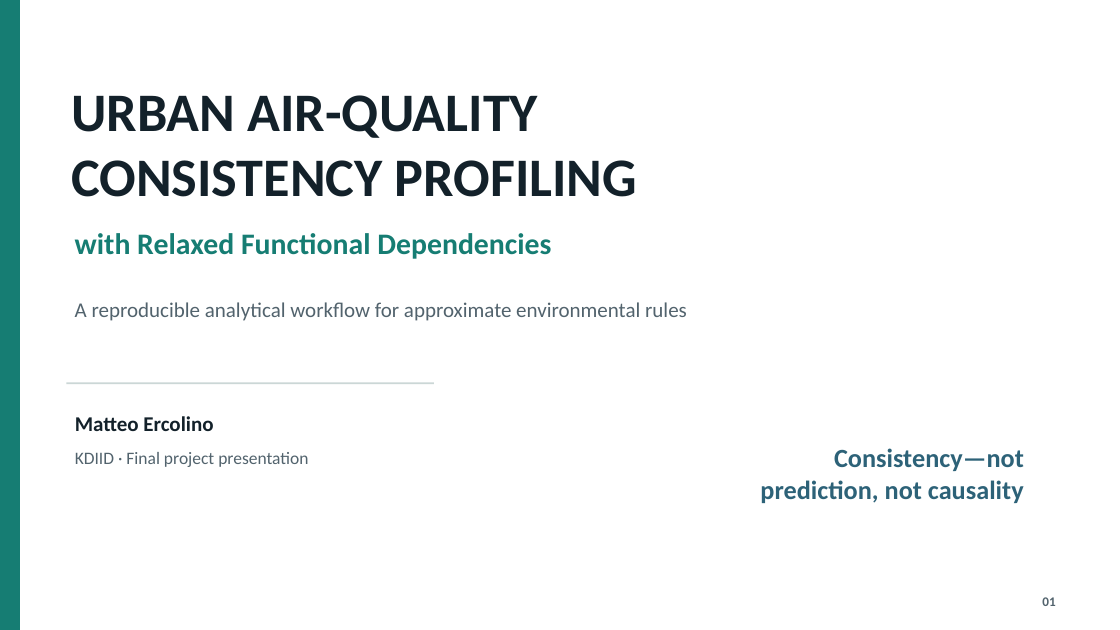
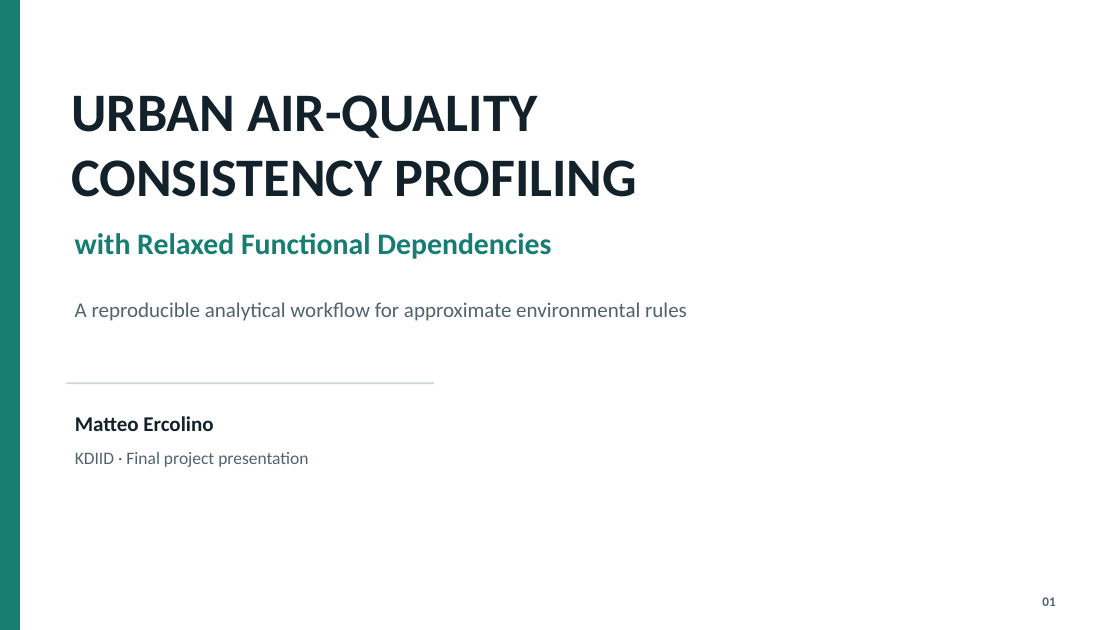
Before and after one commit to matthew-2000/rfd-urban-digital-twin, a slide deck: slide 1 of presentation/kdiid_rfd_presentation.pptx. Drawn at 1120x630 pixels with LibreOffice and Linux fonts; fonts in the diff are those of the drawing. Boxes give left, top, right and bottom in pixels: in the first picture for what was removed or moved away, otherwise in the second. Text is boxed around its words. In the diff, an @@ line names an element or a change of style, - is before the commit and + after.

```diff
--- a/presentation/kdiid_rfd_presentation.pptx
+++ b/presentation/kdiid_rfd_presentation.pptx
@@ text removed at (760, 448, 1024, 503) @@
-Consistency—not prediction, not causality
```
Also in this commit, not shown: 7 other slides changed, 4 other files.
